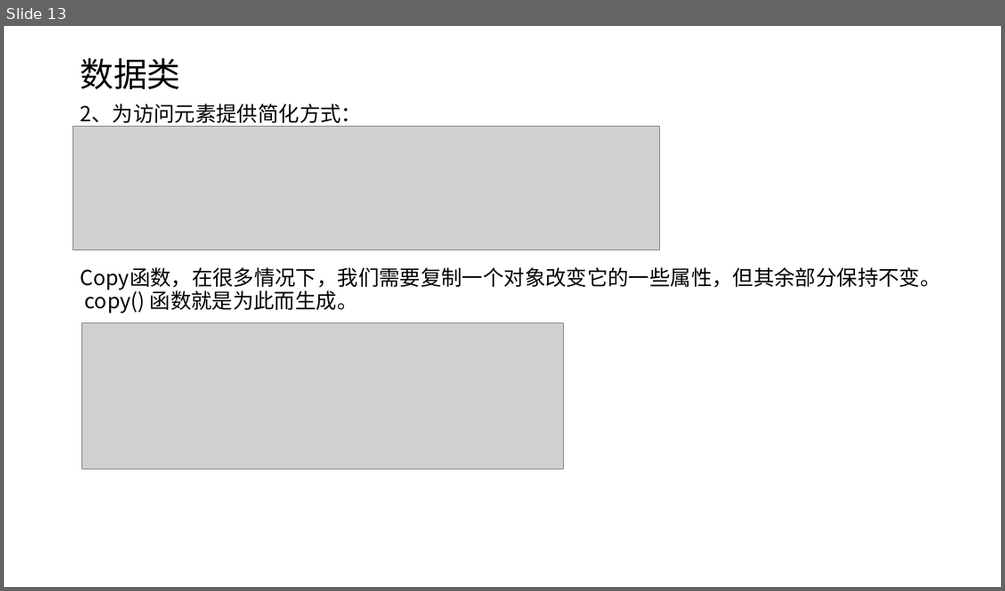
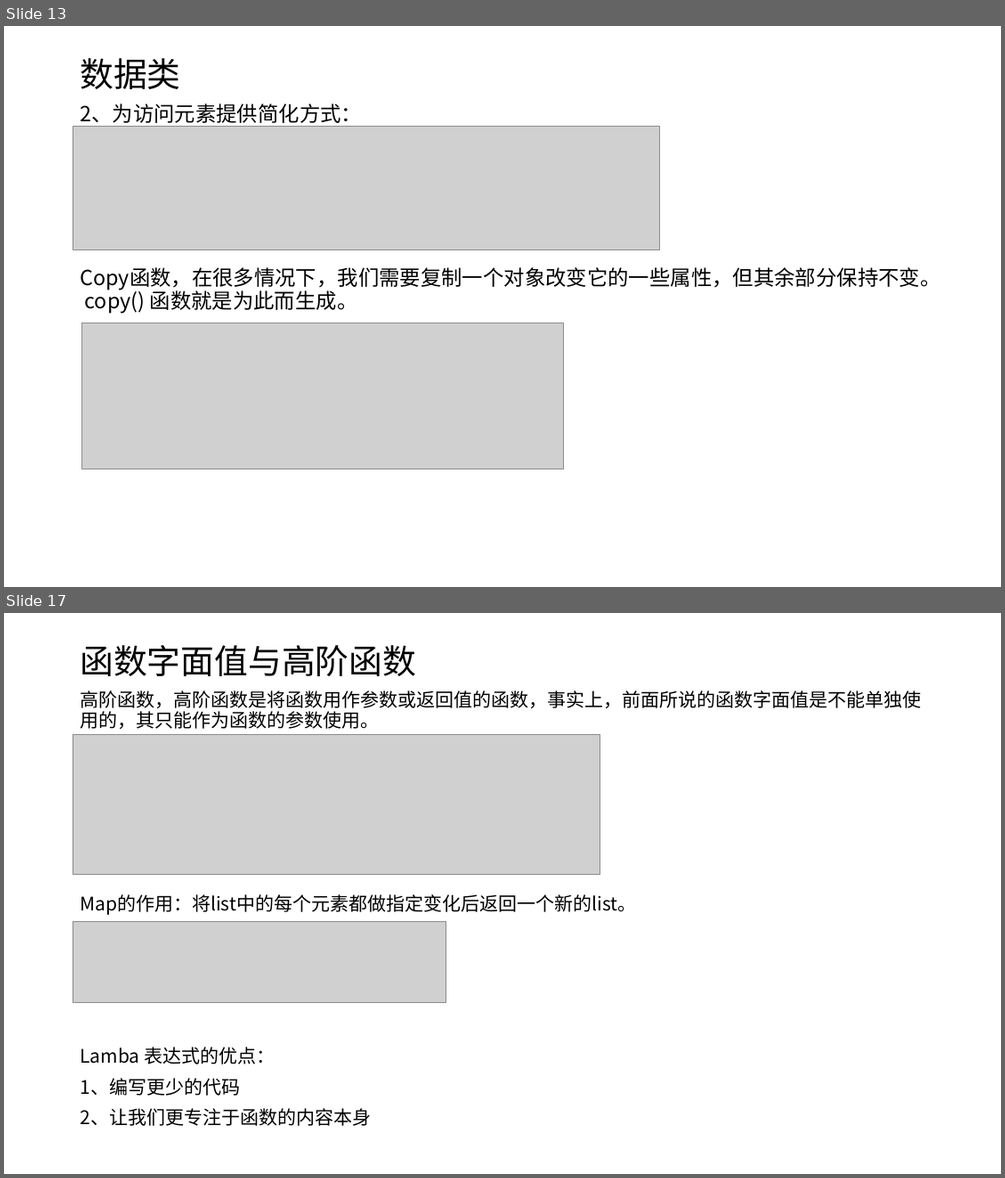
Before and after one commit to shenbibo/KotlinWeather, a slide deck: docs/初探kotlin.pptx. Shown one above the other, each under a label of ours: slide 13 before the commit, slides 13 and 17 after it; the slides between them are not shown. The pictures are 1005x591 and 1005x1178 pixels, drawn with LibreOffice and Linux fonts; fonts in the diff are those of the drawing; grey boxes stand for pictures. Boxes give left, top, right and bottom in pixels: in the first picture for what was removed or moved away, otherwise in the second. Text is boxed around its words. In the diff, an @@ line names an element or a change of style, - is before the commit and + after.

Commit message:
函数式编程

```diff
--- a/docs/初探kotlin.pptx
+++ b/docs/初探kotlin.pptx
@@ slide 17 added at box(4, 613, 1001, 1174), background #FFFFFF @@
@@ title added at box(80, 645, 416, 676), 32.4 pt, text #000000 @@
+函数字面值与高阶函数
@@ text added at box(80, 690, 921, 1126), 18 pt, text #000000 @@
+高阶函数，高阶函数是将函数用作参数或返回值的函数，事实上，前面所说的函数字面值是不能单独使用的，其只能作为函数的参数使用。
+Map的作用：将list中的每个元素都做指定变化后返回一个新的list。
+Lamba 表达式的优点：
+1、编写更少的代码
+2、让我们更专注于函数的内容本身
@@ picture added at box(73, 734, 600, 875) @@
@@ picture added at box(73, 922, 446, 1003) @@
```
Also in this commit, not shown: 1 slide changed, 3 other slides added, 4 other files.
